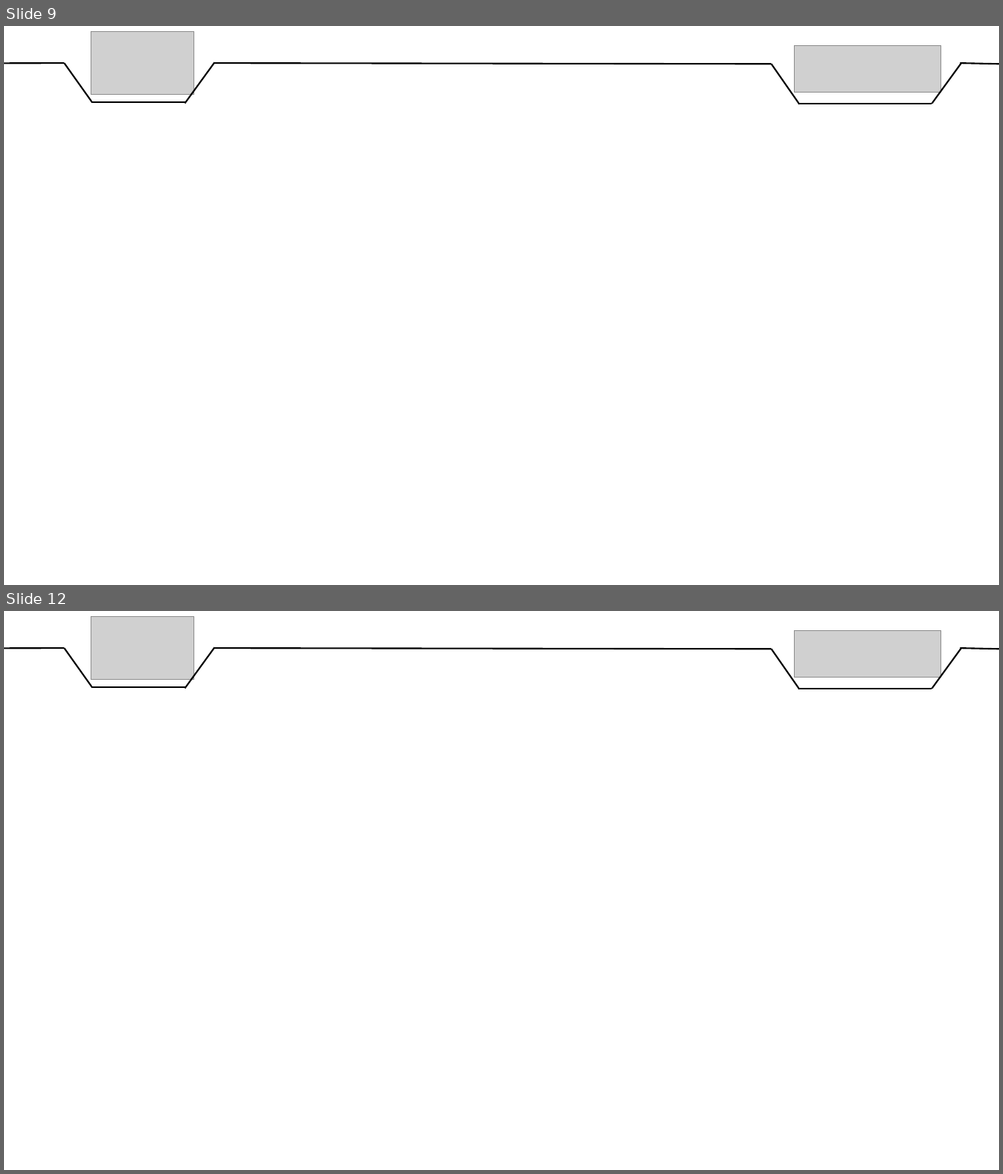
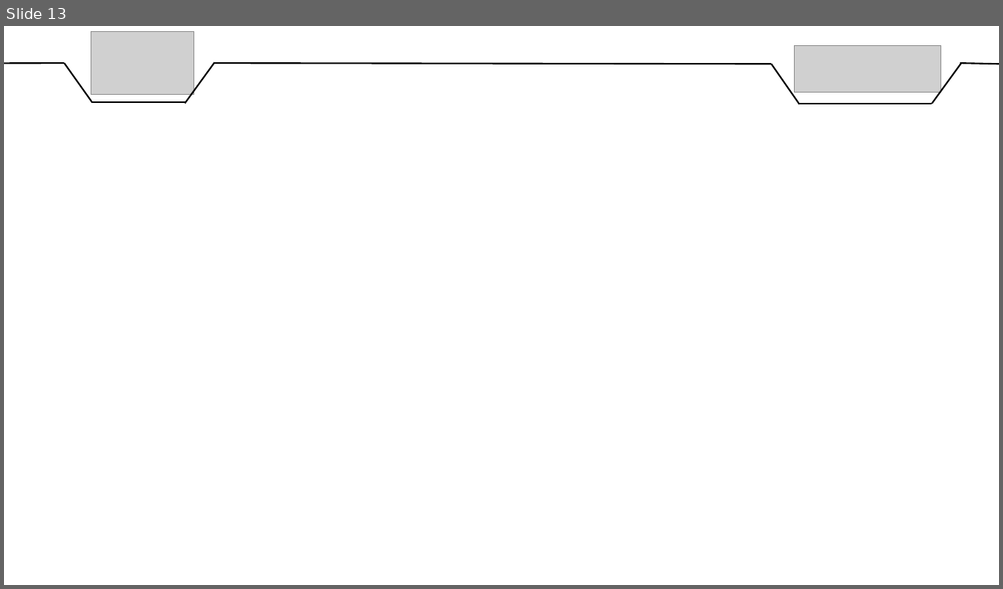
Before and after one commit to DylanChe/SupervisionSerre, a slide deck: oral_projet/revue_2/diaporama_revue_2_steven.pptx. Shown one above the other, each under a label of ours: slides 9 and 12 before the commit, slide 13 after it; the slides between them are not shown. The pictures are 1003x1174 and 1003x589 pixels, drawn with LibreOffice and Linux fonts; fonts in the diff are those of the drawing; grey boxes stand for pictures. Boxes give left, top, right and bottom in pixels: in the first picture for what was removed or moved away, otherwise in the second. Text is boxed around its words. In the diff, an @@ line names an element or a change of style, - is before the commit and + after.

```diff
--- a/oral_projet/revue_2/diaporama_revue_2_steven.pptx
+++ b/oral_projet/revue_2/diaporama_revue_2_steven.pptx
@@ slide 12 removed at [4,611,999,1170], background #FFFFFF @@
@@ picture removed at [91,616,194,680] @@
@@ picture removed at [794,630,941,677] @@
@@ line removed from (4, 648) to (65, 648) @@
@@ line removed from (65, 648) to (92, 688) @@
@@ line removed from (214, 647) to (185, 689) @@
@@ line removed from (213, 648) to (771, 649) @@
@@ line removed from (771, 649) to (800, 689) @@
@@ line removed from (962, 647) to (931, 689) @@
@@ line removed from (960, 648) to (999, 649) @@
@@ line removed from (92, 688) to (186, 688) @@
@@ line removed from (800, 689) to (931, 689) @@
@@ what was slide 9 is now slide 13 @@
```
Also in this commit, not shown: 1 slide changed, 4 slides added, 2 other slides removed.
